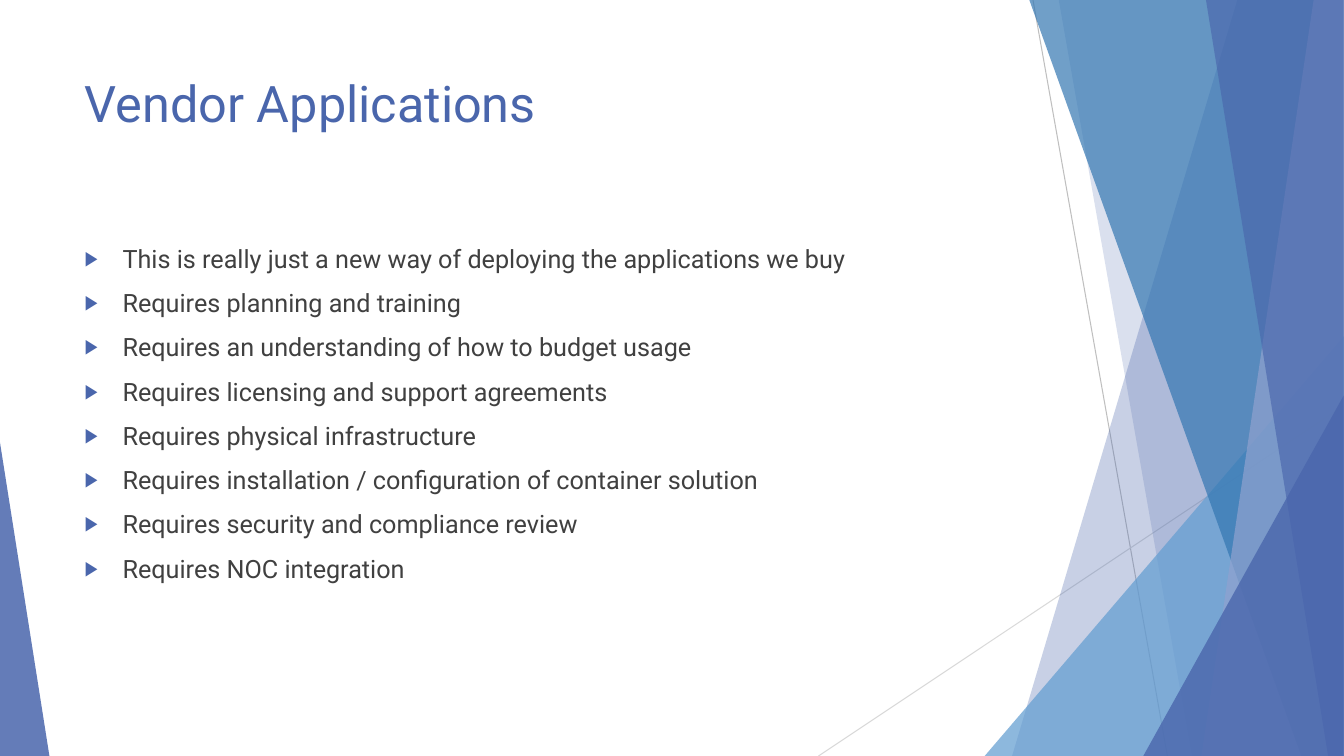
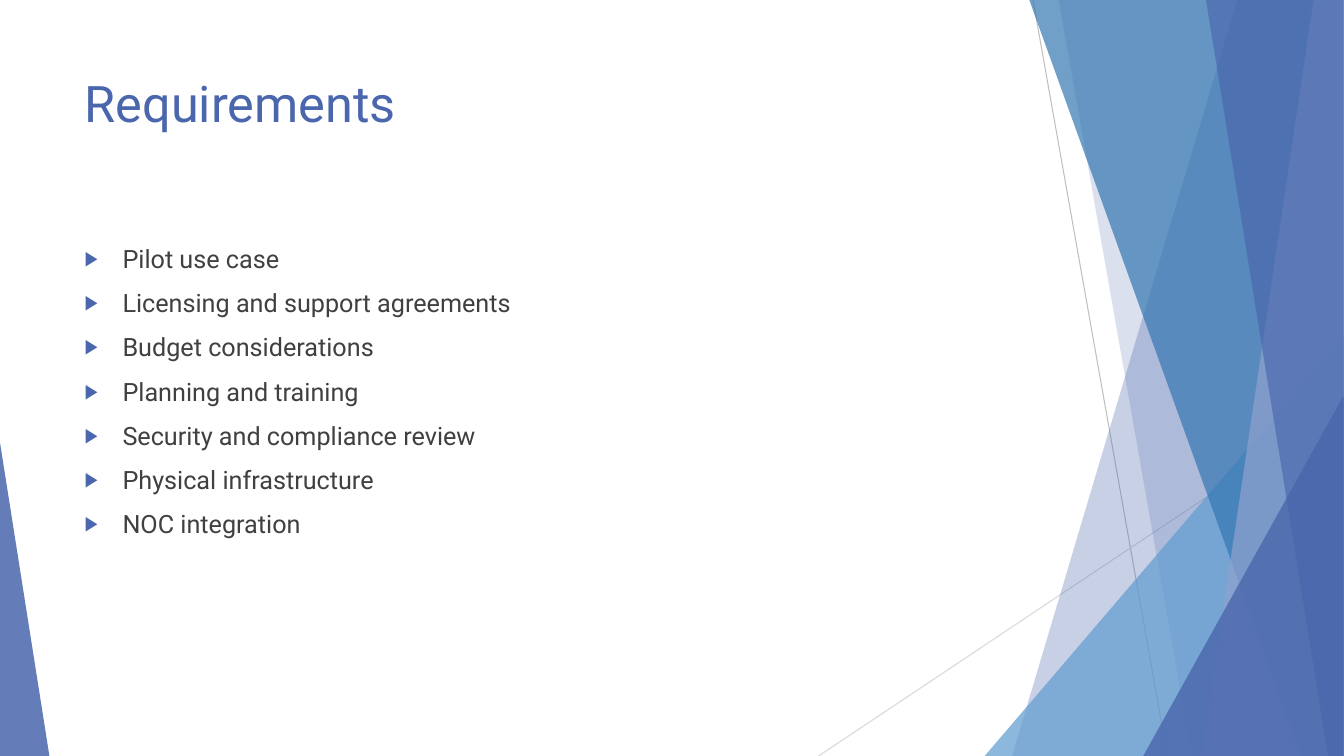
Before and after one commit to EnterpriseProductsLP/docker-straw-man, a slide deck: slide 17 of presentation.pptx (slide 15 before the commit). Drawn at 1344x756 pixels with LibreOffice and Linux fonts; fonts in the diff are those of the drawing. Boxes give left, top, right and bottom in pixels: in the first picture for what was removed or moved away, otherwise in the second. Text is boxed around its words. In the diff, an @@ line names an element or a change of style, - is before the commit and + after.

```diff
--- a/presentation.pptx
+++ b/presentation.pptx
@@ title at bbox=[85, 85, 396, 133]: text changed @@
-Vendor Applications
+Requirements
@@ text at bbox=[123, 249, 510, 539]: text changed @@
-▶ This is really just a new way of deploying the applications we buy
-▶ Requires planning and training
-▶ Requires an understanding of how to budget usage
-▶ Requires licensing and support agreements
-▶ Requires physical infrastructure
-▶ Requires installation / configuration of container solution
-▶ Requires security and compliance review
-▶ Requires NOC integration
+▶ Pilot use case
+▶ Licensing and support agreements
+▶ Budget considerations
+▶ Planning and training
+▶ Security and compliance review
+▶ Physical infrastructure
+▶ NOC integration
```
Also in this commit, not shown: 11 other slides changed, 2 slides added, 1 slide removed.
